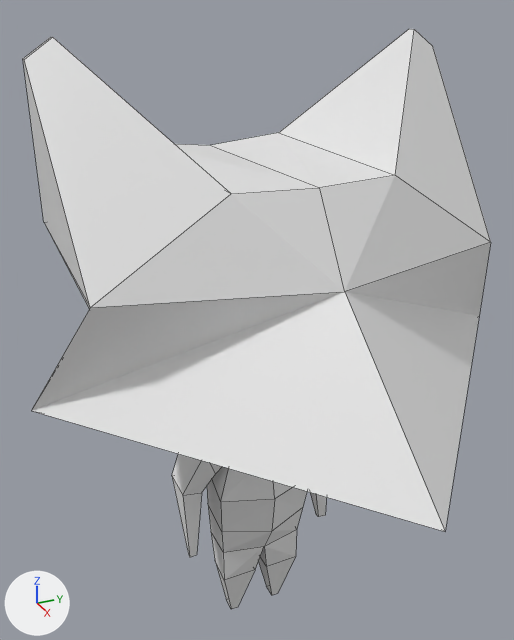
What one commit did to the Blender file Rebel_Modelado/Modelado_3D/Personajes/Protagonista/Protagonista.blend.
One viewpoint serves both versions: a 50 mm lens placed at (4.75, -2.09, 2.45), pointed at (0.33, -0.1, 0.24). The lights are fixed; the arrows at lower left show +X, +Y and +Z. Mesh edges are drawn as thin lines.

The older version as bpy lines, for what is in view:
```python
me_cube_001 = bpy.data.meshes.new('Cube.001')
me_cube_001.from_pydata(...)  # 108 vertices, 104 faces; spans x -1.17..2.49, y -1.8..1.8, z -2.87..2.22
ob_protagonista_final = bpy.data.objects.new('Protagonista_Final', me_cube_001)
ob_protagonista_final.location = (0.0, 0.0, 0.0)
```
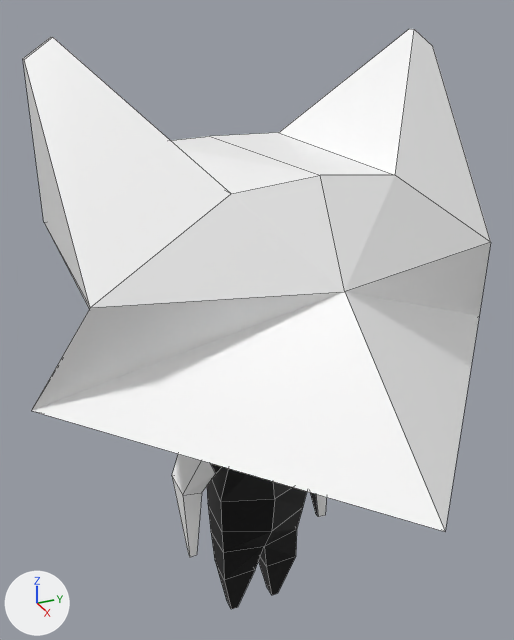
Location of each change, [x1, y1, x2, y2] in pixels of the pictures (514 x 640 px; the box of a moved part takes in the faces that stretch with it):
'Protagonista_Final', recoloured, reshaped, surface changed: [23, 29, 491, 609] in both
part 1 of me_cube_001, moved or reshaped: [90, 132, 490, 308] in both
part 2 of me_cube_001, surface changed: [23, 29, 491, 609] in both

The edits, one by one:
Picture 'Protagonista_Final_Textura.png' (img_protagonista_final_textura_png) is new.
Material 'Material' (mat_material) is new.
Its texture is img_protagonista_final_textura_png.
Its roughness is 0.4.
me_cube_001 has 108 vertices, 104 faces and spans x -1.17..2.49, y -1.8..1.8, z -2.87..2.22.
me_cube_001 is used by ob_protagonista_final; location (0.0, 0.0, 0.0).
Part 1, on me_cube_001:
Vertex 25 of me_cube_001 moves from (-0.83, 0.0, 1.32) at pixel (210, 145) to (-0.83, 0.0, 1.4) at pixel (209, 136).
Vertex 27 of me_cube_001 moves from (1.04, 0.0, 1.39) at pixel (319, 187) to (1.04, 0.0, 1.47) at pixel (320, 175).
me_cube_001 part 2: texture (UV) coordinates of 104 of 104 faces, centred in x -0.98..1.37, y -1.46..1.46, z -2.87..2.16, changed; they spanned u 0.0..0.88, v 0.0..1.0 and now span u 0.0..0.95, v 0.04..0.95.
me_cube_001 now uses material mat_material (picture img_protagonista_final_textura_png).
